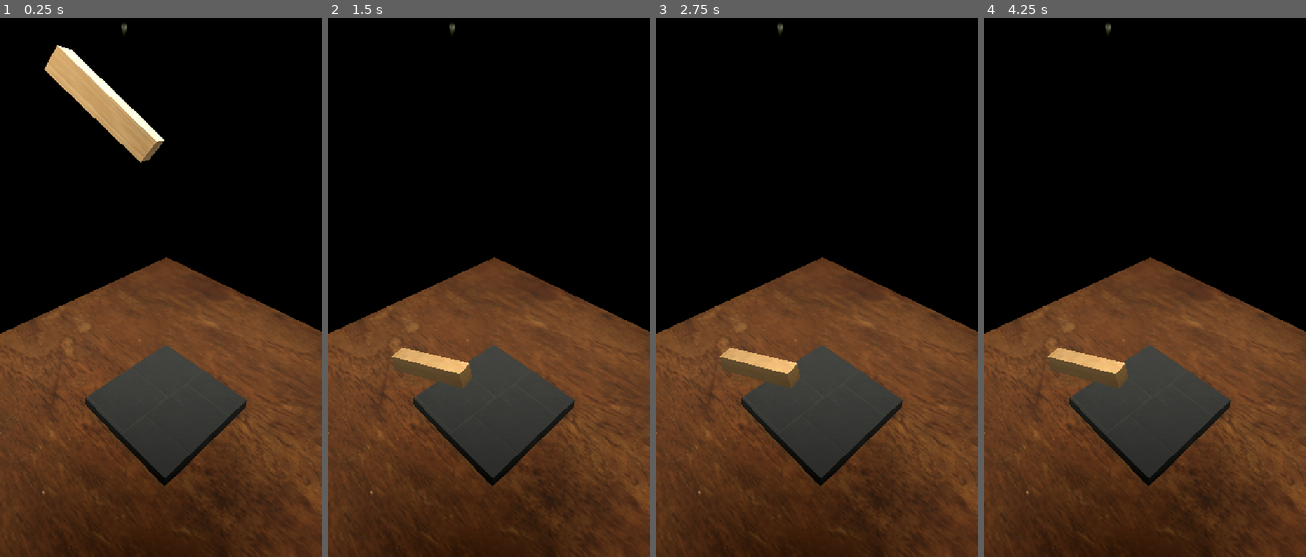
Above: before the commit, frames 1-4 (left to right).
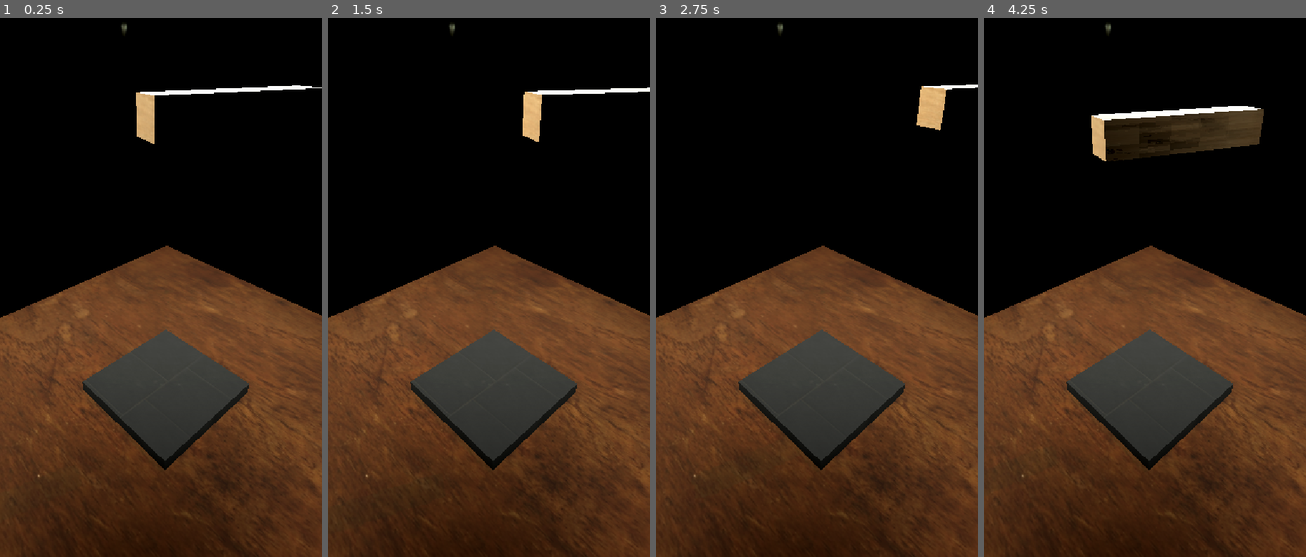
Above: after the commit, the same moments.

Repository: AmirHosseinRP/jenga
Game: Godot game, scene res://scenes/game/game.tscn
Same seed, same stepped clock (60 frames per second), same inputs: the game is played once before the commit and once after it.
Inputs (mouse positions are in pixels of both pictures, inside the frame that each line leads up to):
- Up to frame 1 (0.25 s): no input
- Up to frame 2 (1.5 s): tap Enter at 0.5 s; move the mouse to (559, 244) at 0.52 s; hold Right (move_right, bound only after the commit) 0.53-1.28 s; tap X (rotate_clockwise, bound only after the commit) at 0.6 s; click (559, 244) at 0.67 s; tap Z (rotate_counterclockwise, bound only after the commit) at 0.8, 1.35 s; move the mouse to (424, 298) at 1.27 s; hold Up (move_back, bound only after the commit) from 1.28 s (still down)
- Up to frame 3 (2.75 s): tap X (rotate_clockwise, bound only after the commit) at 1.55, 2.1 s; move the mouse to (849, 147) at 2.02 s; release Up (move_back, bound only after the commit) at 2.03 s; hold Right (move_right, bound only after the commit) from 2.03 s (still down); tap Z (rotate_counterclockwise, bound only after the commit) at 2.3 s
- Up to frame 4 (4.25 s): tap Space at 2.75 s; move the mouse to (1128, 384) at 2.77 s; release Right (move_right, bound only after the commit) at 2.78 s; hold Down (move_forward, bound only after the commit) 2.78-3.53 s; tap Z (rotate_counterclockwise, bound only after the commit) at 2.85, 3.8 s; click (1128, 384) at 2.92 s; tap X (rotate_clockwise, bound only after the commit) at 3.05, 3.6 s; move the mouse to (1241, 357) at 3.52 s; hold Left (move_left, bound only after the commit) from 3.53 s (still down)

The runs differ from the first frame. In frame 1, 12% of the frame differs, in the area x 0-100%, y 5-100%; in frame 2, 10%; in frame 3, 10%; in frame 4, 14%, in the area x 0-100%, y 16-100%.

Commit message:
spawner implemented

Diff:
--- /dev/null
+++ b/globals/signal_hub.gd
@@ -0,0 +1,17 @@
+extends Node
+
+signal game_over
+signal brick_landed(y_position: float)
+signal brick_dropped(transform: Transform3D)
+
+
+func emit_game_over() -> void:
+	game_over.emit()
+
+
+func emit_brick_landed(y_position: float) -> void:
+	brick_landed.emit(y_position)
+
+
+func emit_brick_dropped(transform: Transform3D) -> void:
+	brick_dropped.emit(transform)
--- a/project.godot
+++ b/project.godot
@@ -14,6 +14,10 @@
 run/main_scene="uid://c4bbk5d71t76d"
 config/features=PackedStringArray("4.7", "Forward Plus")
 config/icon="res://icon.svg"
+
+[autoload]
+
+SignalHub="*uid://dhhhdxkxegjpt"
 
 [display]
 
@@ -32,6 +36,44 @@
 
 Table=""
 
+[input]
+
+rotate_clockwise={
+"deadzone": 0.2,
+"events": [Object(InputEventKey,"resource_local_to_scene":false,"resource_name":"","device":-1,"window_id":0,"alt_pressed":false,"shift_pressed":false,"ctrl_pressed":false,"meta_pressed":false,"pressed":false,"keycode":0,"physical_keycode":88,"key_label":0,"unicode":120,"location":0,"echo":false,"script":null)
+]
+}
+rotate_counterclockwise={
+"deadzone": 0.2,
+"events": [Object(InputEventKey,"resource_local_to_scene":false,"resource_name":"","device":-1,"window_id":0,"alt_pressed":false,"shift_pressed":false,"ctrl_pressed":false,"meta_pressed":false,"pressed":false,"keycode":0,"physical_keycode":90,"key_label":0,"unicode":122,"location":0,"echo":false,"script":null)
+]
+}
+move_left={
+"deadzone": 0.2,
+"events": [Object(InputEventKey,"resource_local_to_scene":false,"resource_name":"","device":-1,"window_id":0,"alt_pressed":false,"shift_pressed":false,"ctrl_pressed":false,"meta_pressed":false,"pressed":false,"keycode":0,"physical_keycode":4194319,"key_label":0,"unicode":0,"location":0,"echo":false,"script":null)
+]
+}
+move_right={
+"deadzone": 0.2,
+"events": [Object(InputEventKey,"resource_local_to_scene":false,"resource_name":"","device":-1,"window_id":0,"alt_pressed":false,"shift_pressed":false,"ctrl_pressed":false,"meta_pressed":false,"pressed":false,"keycode":0,"physical_keycode":4194321,"key_label":0,"unicode":0,"location":0,"echo":false,"script":null)
+]
+}
+move_forward={
+"deadzone": 0.2,
+"events": [Object(InputEventKey,"resource_local_to_scene":false,"resource_name":"","device":-1,"window_id":0,"alt_pressed":false,"shift_pressed":false,"ctrl_pressed":false,"meta_pressed":false,"pressed":false,"keycode":0,"physical_keycode":4194322,"key_label":0,"unicode":0,"location":0,"echo":false,"script":null)
+]
+}
+move_back={
+"deadzone": 0.2,
+"events": [Object(InputEventKey,"resource_local_to_scene":false,"resource_name":"","device":-1,"window_id":0,"alt_pressed":false,"shift_pressed":false,"ctrl_pressed":false,"meta_pressed":false,"pressed":false,"keycode":0,"physical_keycode":4194320,"key_label":0,"unicode":0,"location":0,"echo":false,"script":null)
+]
+}
+drop={
+"deadzone": 0.2,
+"events": [Object(InputEventKey,"resource_local_to_scene":false,"resource_name":"","device":-1,"window_id":0,"alt_pressed":false,"shift_pressed":false,"ctrl_pressed":false,"meta_pressed":false,"pressed":false,"keycode":0,"physical_keycode":32,"key_label":0,"unicode":32,"location":0,"echo":false,"script":null)
+]
+}
+
 [physics]
 
 3d/physics_engine="Jolt Physics"
--- /dev/null
+++ b/resources/brick_mesh.tres
@@ -0,0 +1,16 @@
+[gd_resource type="BoxMesh" format=3 uid="uid://c65unnsw3vkco"]
+
+[ext_resource type="Texture2D" uid="uid://btkrj8scvm248" path="res://assets/textures/plywood_diff_1k.jpg" id="1_elsep"]
+[ext_resource type="Texture2D" uid="uid://c44y4p7ntbgi7" path="res://assets/textures/plywood_ao_1k.jpg" id="2_s0bo5"]
+[ext_resource type="Texture2D" uid="uid://c812nkqffm7e0" path="res://assets/textures/plywood_nor_gl_1k.jpg" id="3_q1mnc"]
+
+[sub_resource type="StandardMaterial3D" id="StandardMaterial3D_iri7f"]
+albedo_texture = ExtResource("1_elsep")
+normal_enabled = true
+normal_texture = ExtResource("3_q1mnc")
+ao_enabled = true
+ao_texture = ExtResource("2_s0bo5")
+
+[resource]
+material = SubResource("StandardMaterial3D_iri7f")
+size = Vector3(0.4, 0.4, 2)
--- a/scenes/brick/brick.gd
+++ b/scenes/brick/brick.gd
@@ -6,9 +6,12 @@
 
 func _on_sleeping_state_changed() -> void:
 	if sleeping:
-		print("rest")
+		SignalHub.emit_brick_landed(position.y)
+
+		if sleeping_state_changed.is_connected(_on_sleeping_state_changed):
+			sleeping_state_changed.disconnect(_on_sleeping_state_changed)
 
 
 func _on_body_entered(body: Node) -> void:
 	if body.is_in_group(TABLE_GROUP):
-		print("lost")
+		SignalHub.emit_game_over()
--- a/scenes/brick/brick.tscn
+++ b/scenes/brick/brick.tscn
@@ -1,23 +1,10 @@
 [gd_scene format=3 uid="uid://p8dm1tgat24m"]
 
-[ext_resource type="Texture2D" uid="uid://btkrj8scvm248" path="res://assets/textures/plywood_diff_1k.jpg" id="1_5cq3d"]
 [ext_resource type="Script" uid="uid://b82pdc63lm3xy" path="res://scenes/brick/brick.gd" id="1_a0gjw"]
-[ext_resource type="Texture2D" uid="uid://c44y4p7ntbgi7" path="res://assets/textures/plywood_ao_1k.jpg" id="2_a0gjw"]
-[ext_resource type="Texture2D" uid="uid://c812nkqffm7e0" path="res://assets/textures/plywood_nor_gl_1k.jpg" id="3_18nu1"]
+[ext_resource type="BoxMesh" uid="uid://c65unnsw3vkco" path="res://resources/brick_mesh.tres" id="2_k3dtg"]
 
 [sub_resource type="PhysicsMaterial" id="PhysicsMaterial_2a8rs"]
 bounce = 0.1
-
-[sub_resource type="StandardMaterial3D" id="StandardMaterial3D_iri7f"]
-albedo_texture = ExtResource("1_5cq3d")
-normal_enabled = true
-normal_texture = ExtResource("3_18nu1")
-ao_enabled = true
-ao_texture = ExtResource("2_a0gjw")
-
-[sub_resource type="BoxMesh" id="BoxMesh_blt1j"]
-material = SubResource("StandardMaterial3D_iri7f")
-size = Vector3(0.4, 0.4, 2)
 
 [sub_resource type="BoxShape3D" id="BoxShape3D_blt1j"]
 size = Vector3(0.4, 0.4, 2)
@@ -29,7 +16,7 @@
 script = ExtResource("1_a0gjw")
 
 [node name="MeshInstance3D" type="MeshInstance3D" parent="." unique_id=737497415]
-mesh = SubResource("BoxMesh_blt1j")
+mesh = ExtResource("2_k3dtg")
 
 [node name="CollisionShape3D" type="CollisionShape3D" parent="." unique_id=826014912]
 shape = SubResource("BoxShape3D_blt1j")
--- /dev/null
+++ b/scenes/game/game.gd
@@ -0,0 +1,13 @@
+extends Node
+
+const BRICK_SCENE: PackedScene = preload("res://scenes/brick/brick.tscn")
+
+
+func _ready() -> void:
+	SignalHub.brick_dropped.connect(_on_brick_dropped)
+
+
+func _on_brick_dropped(transform: Transform3D) -> void:
+	var brick: Brick = BRICK_SCENE.instantiate()
+	brick.transform = transform
+	add_child(brick)
--- a/scenes/game/game.tscn
+++ b/scenes/game/game.tscn
@@ -1,9 +1,10 @@
 [gd_scene format=3 uid="uid://c4bbk5d71t76d"]
 
+[ext_resource type="Script" uid="uid://6p17l3ffwpfu" path="res://scenes/game/game.gd" id="1_lfrn8"]
 [ext_resource type="Texture2D" uid="uid://jdmkhao0otkw" path="res://assets/images/empty_play_room_2k.hdr" id="1_sul5r"]
 [ext_resource type="PackedScene" uid="uid://cinh54s7h1b50" path="res://scenes/table/table.tscn" id="2_0sr1o"]
 [ext_resource type="PackedScene" uid="uid://dtun6p0njaokl" path="res://scenes/play_area/play_area.tscn" id="3_kelw5"]
-[ext_resource type="PackedScene" uid="uid://p8dm1tgat24m" path="res://scenes/brick/brick.tscn" id="8_87uf6"]
+[ext_resource type="PackedScene" uid="uid://c8jt610f5pwx2" path="res://scenes/spawner/spawner.tscn" id="5_lfrn8"]
 
 [sub_resource type="PanoramaSkyMaterial" id="PanoramaSkyMaterial_ifgtf"]
 panorama = ExtResource("1_sul5r")
@@ -18,6 +19,7 @@
 glow_enabled = true
 
 [node name="Game" type="Node" unique_id=1481289756]
+script = ExtResource("1_lfrn8")
 
 [node name="WorldEnvironment" type="WorldEnvironment" parent="." unique_id=374061395]
 environment = SubResource("Environment_7h61r")
@@ -27,9 +29,6 @@
 light_color = Color(0.8784314, 0.8784314, 0.8784314, 1)
 light_energy = 0.03
 shadow_enabled = true
-
-[node name="Camera3D" type="Camera3D" parent="." unique_id=907004783]
-transform = Transform3D(0.6946584, -0.3596699, 0.6229665, 0, 0.8660254, 0.5, -0.7193398, -0.3473292, 0.6015918, 4, 7, 4)
 
 [node name="Table" parent="." unique_id=508243004 instance=ExtResource("2_0sr1o")]
 
@@ -60,5 +59,5 @@
 omni_range = 11.393
 omni_attenuation = 0.0
 
-[node name="Brick" parent="." unique_id=675741632 instance=ExtResource("8_87uf6")]
-transform = Transform3D(-0.46381095, 0.5012596, 0.73049176, -0.1217377, 0.7806623, -0.6129815, -0.8775303, -0.37323594, -0.3010574, -1.0652182, 6.6158457, 0.28923035)
+[node name="Spawner" parent="." unique_id=564239786 instance=ExtResource("5_lfrn8")]
+transform = Transform3D(1, 0, 0, 0, 1, 0, 0, 0, 1, 0, 6.005133, 0)
--- /dev/null
+++ b/scenes/spawner/spawner.gd
@@ -0,0 +1,99 @@
+class_name Spawner
+extends Node3D
+
+@onready var pivot: Node3D = $Pivot
+@onready var brick_mesh: MeshInstance3D = $Pivot/BrickMesh
+@onready var timer: Timer = $Timer
+
+const ROTATION_SPEED: float = 2.0
+const MOVEMENT_SPEED: float = 2.0
+const MOVEMENT_LIMIT: float = 2.0
+const SPAWN_PLACEMENT_LIMIT: float = 1.7
+const LIFT_DURATION: float = 0.3
+
+var spawn_delay: float = 4
+var start_y: float = 0.0
+var highest_y: float = 0.0
+
+var lift_tween: Tween
+
+
+func _ready() -> void:
+	start_y = position.y
+
+	brick_mesh.hide()
+
+	SignalHub.brick_landed.connect(_on_brick_landed)
+	SignalHub.game_over.connect(_on_game_over)
+
+	_on_brick_landed(0)
+
+
+func _process(delta: float) -> void:
+	if brick_mesh.visible:
+		handle_rotation(delta)
+		handle_movement(delta)
+
+
+func handle_rotation(delta: float) -> void:
+	var rotation_input: float = Input.get_axis("rotate_counterclockwise", "rotate_clockwise")
+
+	pivot.rotate_y(rotation_input * ROTATION_SPEED * delta)
+
+
+func handle_movement(delta: float) -> void:
+	var movement_input_x: float = Input.get_axis("move_left", "move_right")
+	var movement_input_z: float = Input.get_axis("move_back", "move_forward")
+
+	var movement_delta = Vector3(movement_input_x, 0, movement_input_z) * MOVEMENT_SPEED * delta
+	var new_position = pivot.global_position + movement_delta
+
+	new_position.x = clampf(new_position.x, -MOVEMENT_LIMIT, MOVEMENT_LIMIT)
+	new_position.z = clampf(new_position.z, -MOVEMENT_LIMIT, MOVEMENT_LIMIT)
+
+	pivot.global_position = new_position
+
+
+func reposition_pivot() -> void:
+	pivot.rotation_degrees.y = randf_range(0, 360)
+
+	pivot.position.x = randf_range(-SPAWN_PLACEMENT_LIMIT, SPAWN_PLACEMENT_LIMIT)
+	pivot.position.z = randf_range(-SPAWN_PLACEMENT_LIMIT, SPAWN_PLACEMENT_LIMIT)
+
+
+func raise_spawner(y_position: float) -> void:
+	if y_position > highest_y:
+		highest_y = y_position
+
+	if lift_tween:
+		lift_tween.kill()
+
+	lift_tween = create_tween()
+	lift_tween.set_trans(Tween.TRANS_CUBIC)
+	lift_tween.set_ease(Tween.EASE_OUT)
+	lift_tween.tween_property(self, "position:y", start_y + highest_y, LIFT_DURATION)
+
+
+func drop_brick() -> void:
+	SignalHub.emit_brick_dropped(brick_mesh.global_transform)
+	brick_mesh.hide()
+
+
+func start_timer() -> void:
+	timer.wait_time = spawn_delay
+	timer.start()
+
+
+func _on_brick_landed(y_position: float) -> void:
+	raise_spawner(y_position)
+	reposition_pivot()
+	brick_mesh.show()
+	start_timer()
+
+
+func _on_game_over() -> void:
+	print("spawner: game over")
+
+
+func _on_timer_timeout() -> void:
+	drop_brick()
--- /dev/null
+++ b/scenes/spawner/spawner.tscn
@@ -0,0 +1,20 @@
+[gd_scene format=3 uid="uid://c8jt610f5pwx2"]
+
+[ext_resource type="Script" uid="uid://bvfa414dtrtwf" path="res://scenes/spawner/spawner.gd" id="1_eoeca"]
+[ext_resource type="BoxMesh" uid="uid://c65unnsw3vkco" path="res://resources/brick_mesh.tres" id="2_wtxcb"]
+
+[node name="Spawner" type="Node3D" unique_id=564239786]
+script = ExtResource("1_eoeca")
+
+[node name="Pivot" type="Node3D" parent="." unique_id=110364787]
+
+[node name="BrickMesh" type="MeshInstance3D" parent="Pivot" unique_id=383200520]
+mesh = ExtResource("2_wtxcb")
+
+[node name="Timer" type="Timer" parent="." unique_id=1501563860]
+one_shot = true
+
+[node name="Camera3D" type="Camera3D" parent="." unique_id=543715007]
+transform = Transform3D(0.6946584, -0.3596699, 0.6229665, 0, 0.8660254, 0.5, -0.7193398, -0.3473292, 0.6015918, 4, 0.5, 4)
+
+[connection signal="timeout" from="Timer" to="." method="_on_timer_timeout"]
Not shown, added: globals/signal_hub.gd.uid
Not shown, added: scenes/game/game.gd.uid
Not shown, added: scenes/spawner/spawner.gd.uid
